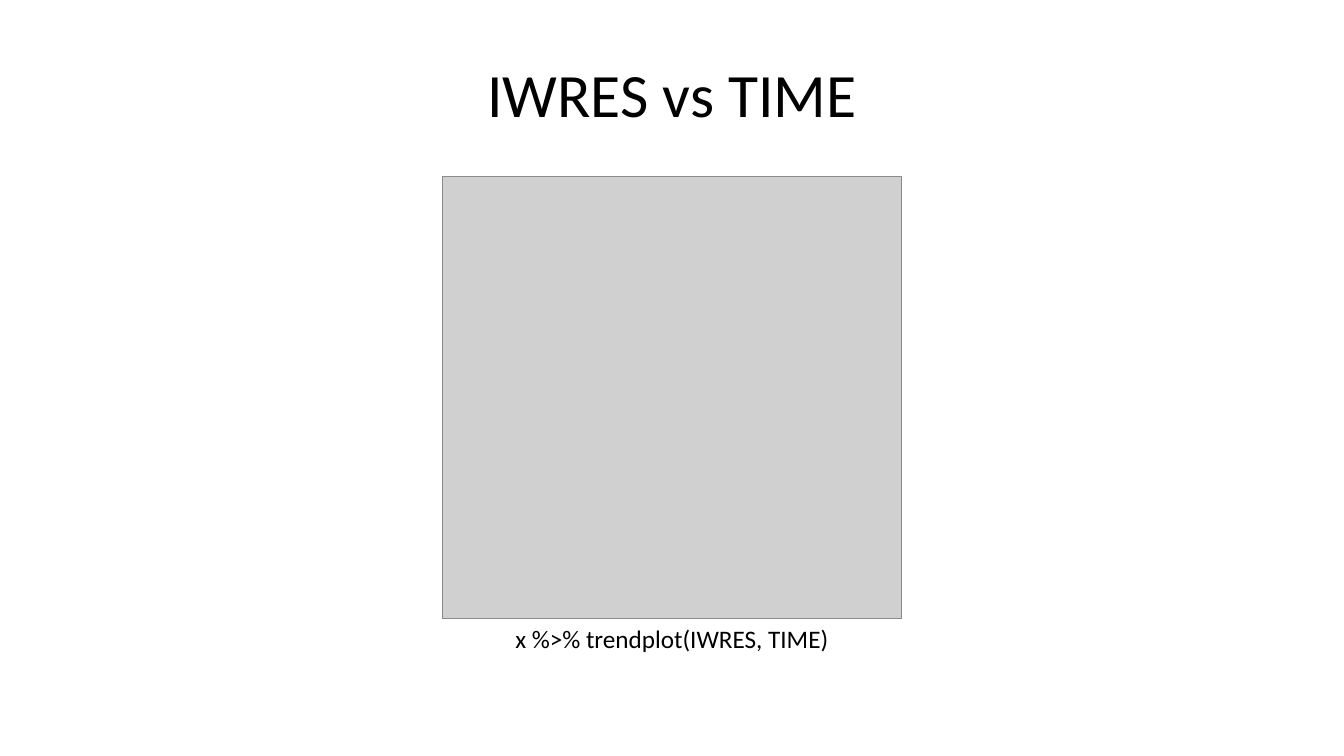
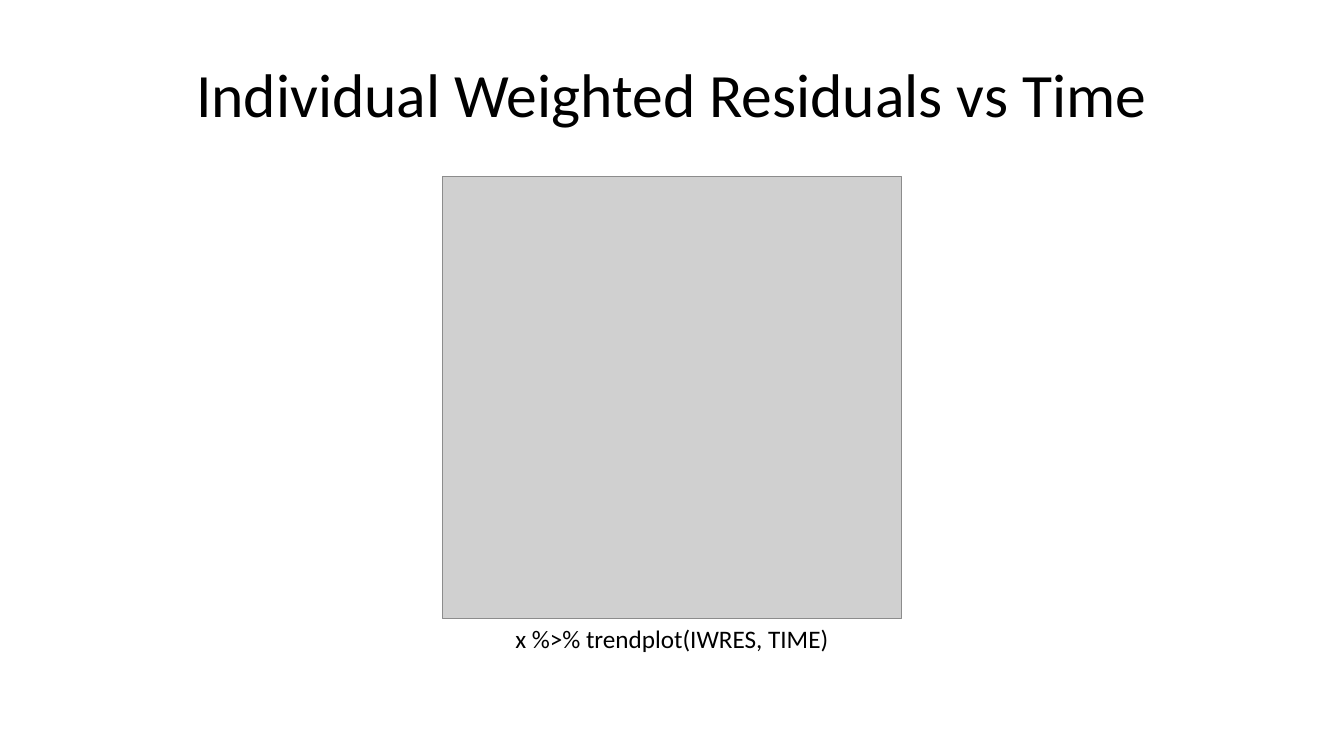
Before and after one commit to bergsmat/yamlet, a slide deck: slide 9 of inst/extdata/modeling/diagnostics.pptx (slide 8 before the commit). Drawn at 1344x756 pixels with LibreOffice and Linux fonts; fonts in the diff are those of the drawing; grey boxes stand for pictures. Boxes give left, top, right and bottom in pixels: in the first picture for what was removed or moved away, otherwise in the second. Text is boxed around its words. In the diff, an @@ line names an element or a change of style, - is before the commit and + after.

```diff
--- a/inst/extdata/modeling/diagnostics.pptx
+++ b/inst/extdata/modeling/diagnostics.pptx
@@ title at (196,74,1146,128): text changed @@
-IWRES vs TIME
+Individual Weighted Residuals vs Time
```
Also in this commit, not shown: 7 other slides changed, 5 slides added, 19 other files.
